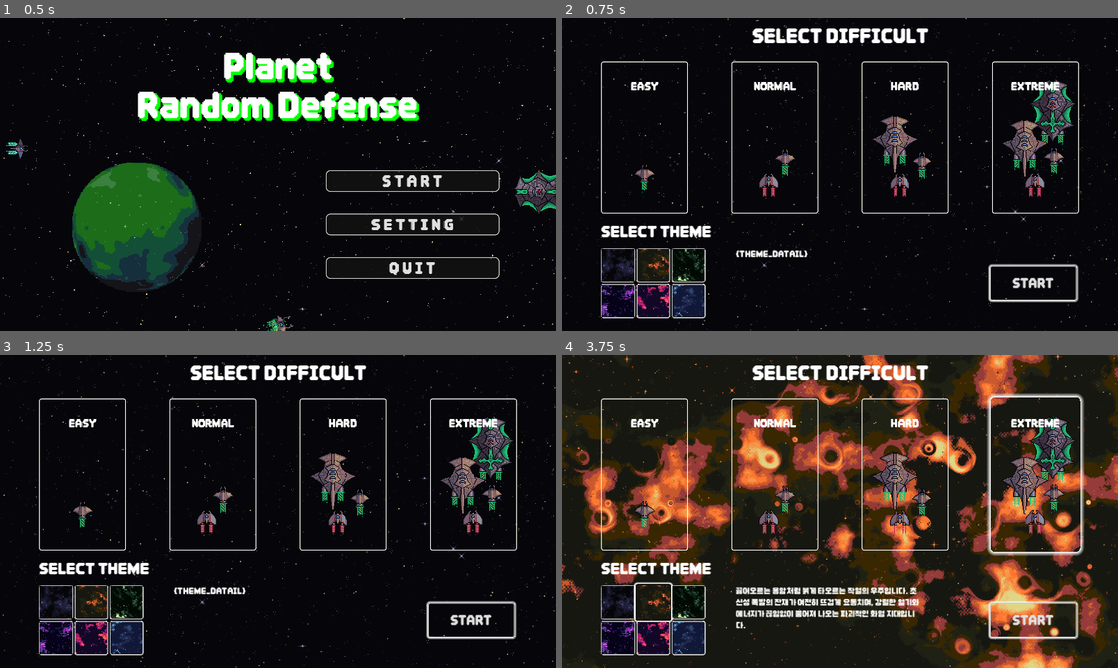
Above: before the commit, frames 1-4 (two rows, left to right).
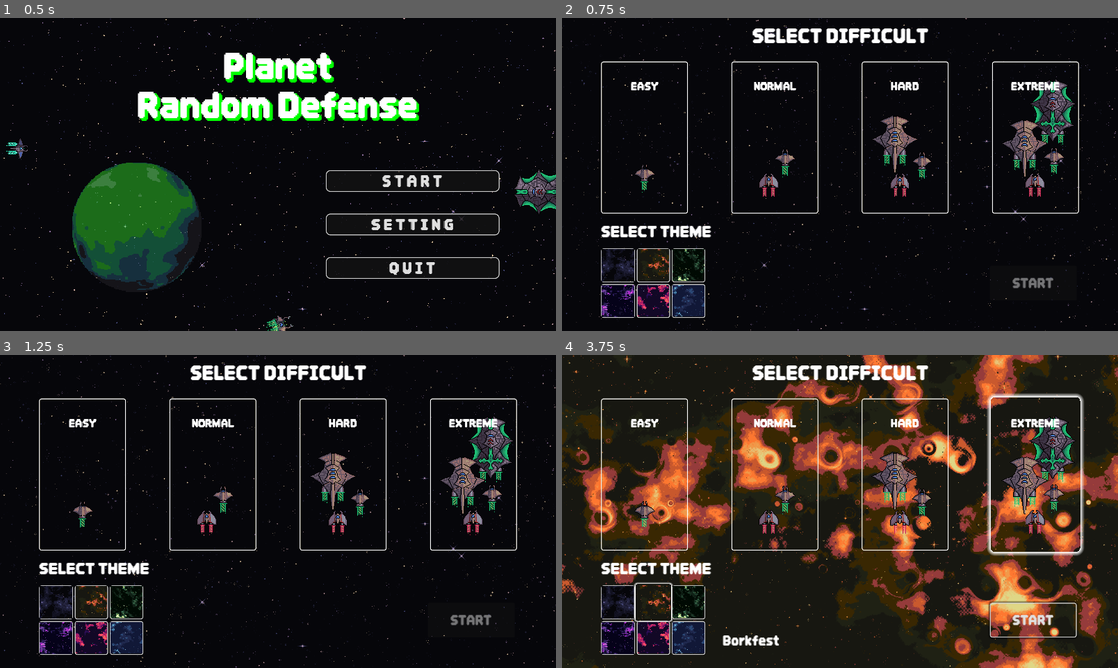
Above: after the commit, the same moments.

Repository: wonhs0191/GAME-2-Random-Defense-
Game: Godot game, scene res://title_screen/title_screen.tscn
The game is run twice, just before and just after one commit, with the same random seed, the same clock (stepped at 60 frames per second) and the same inputs.
Inputs (mouse positions are in pixels of both pictures, inside the frame that each line leads up to):
- Up to frame 1 (0.5 s): no input
- Up to frame 2 (0.75 s): click "S T A R T" at 0.5 s
- Up to frame 3 (1.25 s): no input
- Up to frame 4 (3.75 s): click "HARD" at 1.25 s; click "EXTREME" at 2 s; click (617, 602) at 2.75 s; click (650, 602) at 3.5 s

Frame 1 is identical in both runs. In frame 2, 1.0% of the frame differs, in the area x 7-93%, y 73-96%; in frame 3, 1.0%; in frame 4, 2.6%, in the area x 7-93%, y 72-96%.

Commit message:
=== [COMMON-002] 난이도 선택창 개발 / 추가사항 2

Diff:
--- a/playsetup/playsetup.gd
+++ b/playsetup/playsetup.gd
@@ -1,7 +1,13 @@
 extends Control
+
+# 전역 변수 선언
+class_name GameData
+static var selected_difficulty: String = ""
+static var selected_theme_texture: Texture2D = preload("res://title_screen/title_screen_background.png")
 
 @onready var background   = $background
 @onready var theme_detail = $theme_detail
+@onready var start_button = $Start
 
 # 맵 선언(경로) 		#TODO : 경로 변경 시 수정 필요
 var theme01 = preload("res://playsetup/background_img/oil_1280.png")
@@ -11,44 +17,115 @@
 var theme05 = preload("res://playsetup/background_img/funky_1280.png")
 var theme06 = preload("res://playsetup/background_img/winter_1280.png")
 
-
-
 func _ready():
-	pass
+	GameData.selected_theme_texture = preload("res://title_screen/title_screen_background.png")
+	background.texture = GameData.selected_theme_texture
+	theme_detail.text = ""
 
 # Called every frame. 'delta' is the elapsed time since the previous frame.
 func _process(delta):
-	pass
+	GameData.selected_theme_texture
+	# TODO : 경로 변경 시 수정 필요
+	if Input.is_action_just_pressed("ui_cancel"):
+		get_tree().change_scene_to_file("res://title_screen/title_screen.tscn")
 
-# func _on_degree_2_pressed():
-# 	gamemanager.selected_difficulty = "Normal"
+# 시작 버튼 활성화(난이도 선택 시)
+func activate_start_button():
+	if GameData.selected_difficulty != "":
+		start_button.disabled = false
+	else:
+		start_button.disabled = true
 
-# func _on_degree_3_pressed():
-# 	gamemanager.selected_difficulty = "Hard"
+######### 난이도 저장 ###########
+func _on_degree_1_pressed():
+	GameData.selected_difficulty = "Easy"
+	activate_start_button()
 
-# func _on_degree_4_pressed():
-# 	gamemanager.selected_difficulty = "Extreme"
+func _on_degree_2_pressed():
+	GameData.selected_difficulty = "Normal"
+	activate_start_button()
 
-func _on_theme_1_mouse_entered():
+func _on_degree_3_pressed():
+	GameData.selected_difficulty = "Hard"
+	activate_start_button()
+
+func _on_degree_4_pressed():
+	GameData.selected_difficulty = "Extreme"
+	activate_start_button()
+
+# ========= [테마 1] =========
+func _on_theme_1_mouse_entered(): # 마우스 올리면: 프리뷰
 	background.texture = theme01
-	theme_detail.text = "빛조차 삼켜버린 듯한 칠흑 같은 암흑 공간입니다. 검은 기름이 떠다니는 듯한 희미한 잔재만이 남아있으며, 절대적인 고요와 적막만이 감도는 미지의 공허(Void) 지대입니다."
+	theme_detail.text = "OIL6"
 
+func _on_theme_1_pressed():       # 클릭하면: 저장 (확정)
+	GameData.selected_theme_texture = theme01
+
+func _on_theme_1_mouse_exited():  # 마우스 나가면: 저장된 걸로 복구
+	background.texture = GameData.selected_theme_texture
+	theme_detail.text = ""
+
+
+# ========= [테마 2] =========
 func _on_theme_2_mouse_entered():
 	background.texture = theme02
-	theme_detail.text = "끓어오르는 용암처럼 붉게 타오르는 작열의 우주입니다. 초신성 폭발의 잔재가 여전히 뜨겁게 요동치며, 강렬한 열기와 에너지가 끊임없이 뿜어져 나오는 파괴적인 화염 지대입니다."
+	theme_detail.text = "Borkfest"
 
+func _on_theme_2_pressed():
+	GameData.selected_theme_texture = theme02
+
+func _on_theme_2_mouse_exited():
+	background.texture = GameData.selected_theme_texture
+	theme_detail.text = ""
+
+
+# ========= [테마 3] =========
 func _on_theme_3_mouse_entered():
 	background.texture = theme03
-	theme_detail.text = "짙은 녹색 가스와 방사능 먼지로 뒤덮인 위험 구역입니다. 마치 오래된 전장의 위장막처럼 탁하고 무거운 분위기가 흐르며, 생명체의 접근을 거부하는 고밀도의 맹독성 성운입니다."
+	theme_detail.text = "AMMO-8"
 
+func _on_theme_3_pressed():
+	GameData.selected_theme_texture = theme03
+
+func _on_theme_3_mouse_exited():
+	background.texture = GameData.selected_theme_texture
+	theme_detail.text = ""
+
+
+# ========= [테마 4] =========
 func _on_theme_4_mouse_entered():
 	background.texture = theme04
-	theme_detail.text = "마치 심해의 깊은 곳처럼 짙은 자줏빛으로 잠겨있는 심연입니다. 플라즈마 파동이 물결처럼 일렁이며, 알 수 없는 고대의 에너지가 깊숙이 가라앉아 있는 신비로운 잠식의 공간입니다."
+	theme_detail.text = "SUBMERGED CHIMERA"
 
+func _on_theme_4_pressed():
+	GameData.selected_theme_texture = theme04
+
+func _on_theme_4_mouse_exited():
+	background.texture = GameData.selected_theme_texture
+	theme_detail.text = ""
+
+
+# ========= [테마 5] =========
 func _on_theme_5_mouse_entered():
 	background.texture = theme05
-	theme_detail.text = "강렬한 네온 핑크빛 성운이 춤추는 몽환적인 우주입니다. 사이키델릭한 에너지가 소용돌이치며, 마치 환각을 보는 듯한 착각을 불러일으키는 매혹적이고 신비로운 심우주 구역입니다."
+	theme_detail.text = "FUNKYFUTURE8"
 
+func _on_theme_5_pressed():
+	GameData.selected_theme_texture = theme05
+
+func _on_theme_5_mouse_exited():
+	background.texture = GameData.selected_theme_texture
+	theme_detail.text = ""
+
+
+# ========= [테마 6] =========
 func _on_theme_6_mouse_entered():
 	background.texture = theme06
-	theme_detail.text = "절대영도의 추위가 지배하는 얼어붙은 은하입니다. 창백한 푸른빛 성운은 마치 유리처럼 차갑게 빛나며, 모든 움직임을 멈추게 만드는 냉혹하고도 아름다운 빙하의 우주입니다."
+	theme_detail.text = "WINTER WONDERLAND"
+
+func _on_theme_6_pressed():
+	GameData.selected_theme_texture = theme06
+
+func _on_theme_6_mouse_exited():
+	background.texture = GameData.selected_theme_texture
+	theme_detail.text = ""
--- a/playsetup/playsetup.tscn
+++ b/playsetup/playsetup.tscn
@@ -59,7 +59,6 @@
 corner_radius_top_right = 5
 corner_radius_bottom_right = 5
 corner_radius_bottom_left = 5
-shadow_color = Color(1, 1, 1, 1)
 shadow_size = 1
 
 [sub_resource type="StyleBoxFlat" id="StyleBoxFlat_ud4rl"]
@@ -97,14 +96,12 @@
 expand_margin_top = 3.0
 expand_margin_right = 3.0
 expand_margin_bottom = 3.0
-shadow_color = Color(1, 1, 1, 1)
-shadow_size = 5
 
 [sub_resource type="LabelSettings" id="LabelSettings_jvilt"]
 font_size = 36
 
 [sub_resource type="LabelSettings" id="LabelSettings_2j76f"]
-font_size = 20
+font_size = 30
 
 [sub_resource type="StyleBoxFlat" id="StyleBoxFlat_rq8yf"]
 bg_color = Color(0, 0, 0, 0.705882)
@@ -117,18 +114,24 @@
 corner_radius_top_right = 5
 corner_radius_bottom_right = 5
 corner_radius_bottom_left = 5
-shadow_color = Color(1, 1, 1, 1)
 shadow_size = 5
 
 [sub_resource type="StyleBoxFlat" id="StyleBoxFlat_bdrka"]
 bg_color = Color(0.6, 0.6, 0.6, 0)
 draw_center = false
-expand_margin_left = 3.0
-expand_margin_top = 3.0
-expand_margin_right = 3.0
-expand_margin_bottom = 3.0
-shadow_color = Color(1, 1, 1, 1)
+corner_radius_top_left = 10
+corner_radius_top_right = 10
+corner_radius_bottom_right = 10
+corner_radius_bottom_left = 10
+expand_margin_left = 3.0
+expand_margin_top = 3.0
+expand_margin_right = 3.0
+expand_margin_bottom = 3.0
+shadow_color = Color(1, 1, 1, 0.886275)
 shadow_size = 10
+
+[sub_resource type="StyleBoxFlat" id="StyleBoxFlat_i61bx"]
+bg_color = Color(0.6, 0.6, 0.6, 0)
 
 [node name="Playsetup" type="Control"]
 layout_mode = 3
@@ -354,12 +357,13 @@
 
 [node name="theme_detail" type="Label" parent="."]
 layout_mode = 0
-offset_left = 400.0
-offset_top = 530.0
-offset_right = 825.0
-offset_bottom = 690.0
+offset_left = 370.0
+offset_top = 640.0
+offset_right = 696.0
+offset_bottom = 682.0
 text = "{THEME_DATAIL}"
 label_settings = SubResource("LabelSettings_2j76f")
+horizontal_alignment = 3
 autowrap_mode = 2
 
 [node name="Start" type="Button" parent="."]
@@ -371,6 +375,8 @@
 theme_override_font_sizes/font_size = 30
 theme_override_styles/normal = SubResource("StyleBoxFlat_rq8yf")
 theme_override_styles/hover = SubResource("StyleBoxFlat_bdrka")
+theme_override_styles/focus = SubResource("StyleBoxFlat_i61bx")
+disabled = true
 text = "START"
 
 [connection signal="pressed" from="HBoxContainer/Degree1" to="." method="_on_degree_1_pressed"]
@@ -378,11 +384,23 @@
 [connection signal="pressed" from="HBoxContainer/Degree3" to="." method="_on_degree_3_pressed"]
 [connection signal="pressed" from="HBoxContainer/Degree4" to="." method="_on_degree_4_pressed"]
 [connection signal="mouse_entered" from="GridContainer/Theme1" to="." method="_on_theme_1_mouse_entered"]
+[connection signal="mouse_exited" from="GridContainer/Theme1" to="." method="_on_theme_1_mouse_exited"]
+[connection signal="pressed" from="GridContainer/Theme1" to="." method="_on_theme_1_pressed"]
 [connection signal="mouse_entered" from="GridContainer/Theme2" to="." method="_on_theme_2_mouse_entered"]
+[connection signal="mouse_exited" from="GridContainer/Theme2" to="." method="_on_theme_2_mouse_exited"]
+[connection signal="pressed" from="GridContainer/Theme2" to="." method="_on_theme_2_pressed"]
 [connection signal="mouse_entered" from="GridContainer/Theme3" to="." method="_on_theme_3_mouse_entered"]
+[connection signal="mouse_exited" from="GridContainer/Theme3" to="." method="_on_theme_3_mouse_exited"]
+[connection signal="pressed" from="GridContainer/Theme3" to="." method="_on_theme_3_pressed"]
 [connection signal="mouse_entered" from="GridContainer/Theme4" to="." method="_on_theme_4_mouse_entered"]
+[connection signal="mouse_exited" from="GridContainer/Theme4" to="." method="_on_theme_4_mouse_exited"]
+[connection signal="pressed" from="GridContainer/Theme4" to="." method="_on_theme_4_pressed"]
 [connection signal="mouse_entered" from="GridContainer/Theme5" to="." method="_on_theme_5_mouse_entered"]
+[connection signal="mouse_exited" from="GridContainer/Theme5" to="." method="_on_theme_5_mouse_exited"]
+[connection signal="pressed" from="GridContainer/Theme5" to="." method="_on_theme_5_pressed"]
 [connection signal="mouse_entered" from="GridContainer/Theme6" to="." method="_on_theme_6_mouse_entered"]
+[connection signal="mouse_exited" from="GridContainer/Theme6" to="." method="_on_theme_6_mouse_exited"]
+[connection signal="pressed" from="GridContainer/Theme6" to="." method="_on_theme_6_pressed"]
 
 [editable path="HBoxContainer/Degree1"]
 [editable path="HBoxContainer/Degree2"]
Not shown: 1 places in playsetup/playsetup.tscn that only renumber resources
